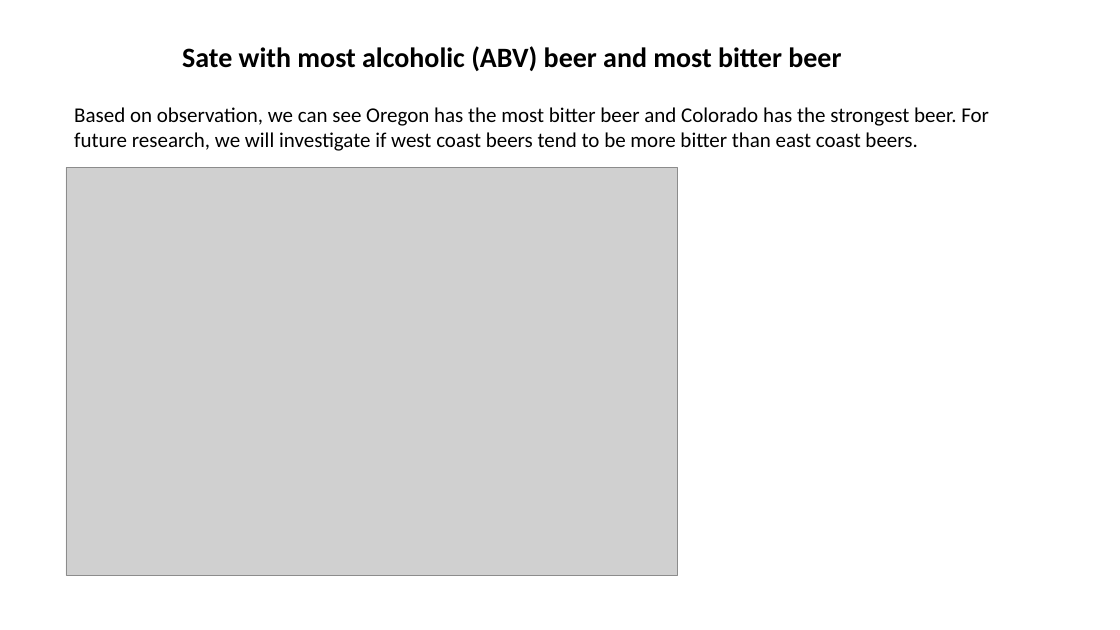
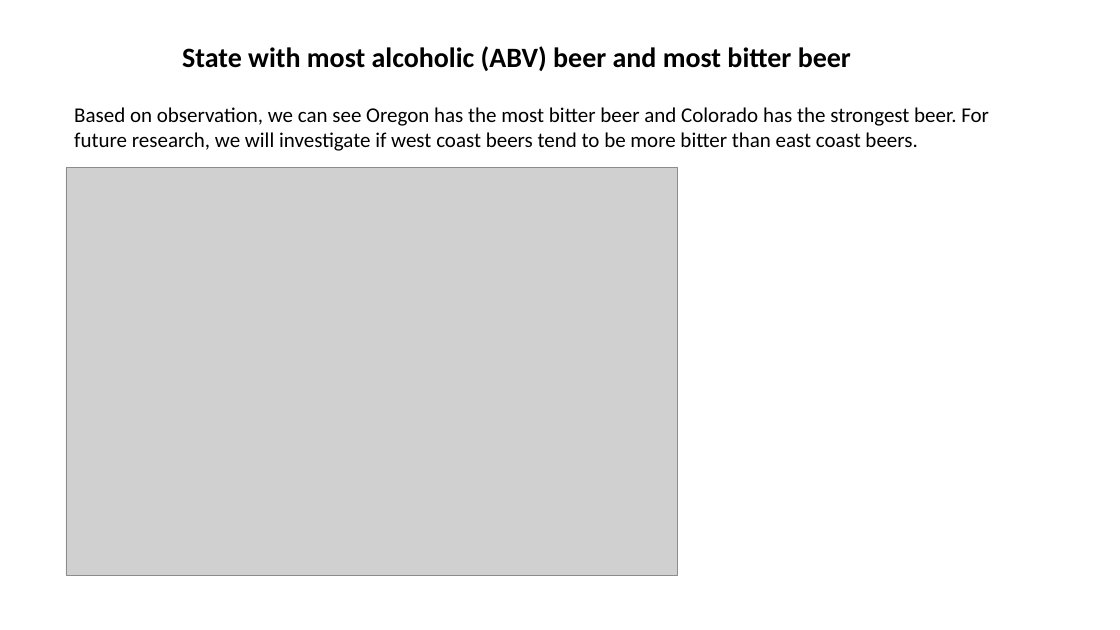
Before and after one commit to sfogelm/SMUDataScienceCapstone1, a slide deck: slide 10 of CaseStudy.pptx. Drawn at 1120x630 pixels with LibreOffice and Linux fonts; fonts in the diff are those of the drawing; grey boxes stand for pictures. Boxes give left, top, right and bottom in pixels: in the first picture for what was removed or moved away, otherwise in the second. Text is boxed around its words. In the diff, an @@ line names an element or a change of style, - is before the commit and + after.

```diff
--- a/CaseStudy.pptx
+++ b/CaseStudy.pptx
@@ text at [182, 46, 851, 71]: text changed @@
-Sate with most alcoholic (ABV) beer and most bitter beer
+State with most alcoholic (ABV) beer and most bitter beer
```
Also in this commit, not shown: 2 other slides changed.
